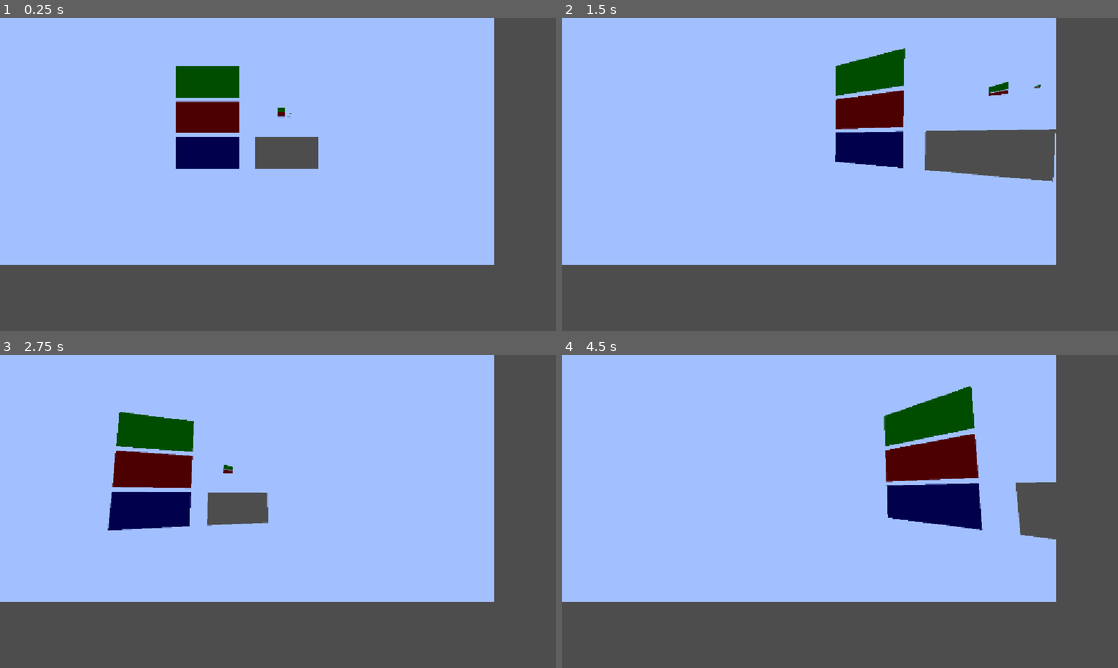
Above: before the commit, frames 1-4 (two rows, left to right).
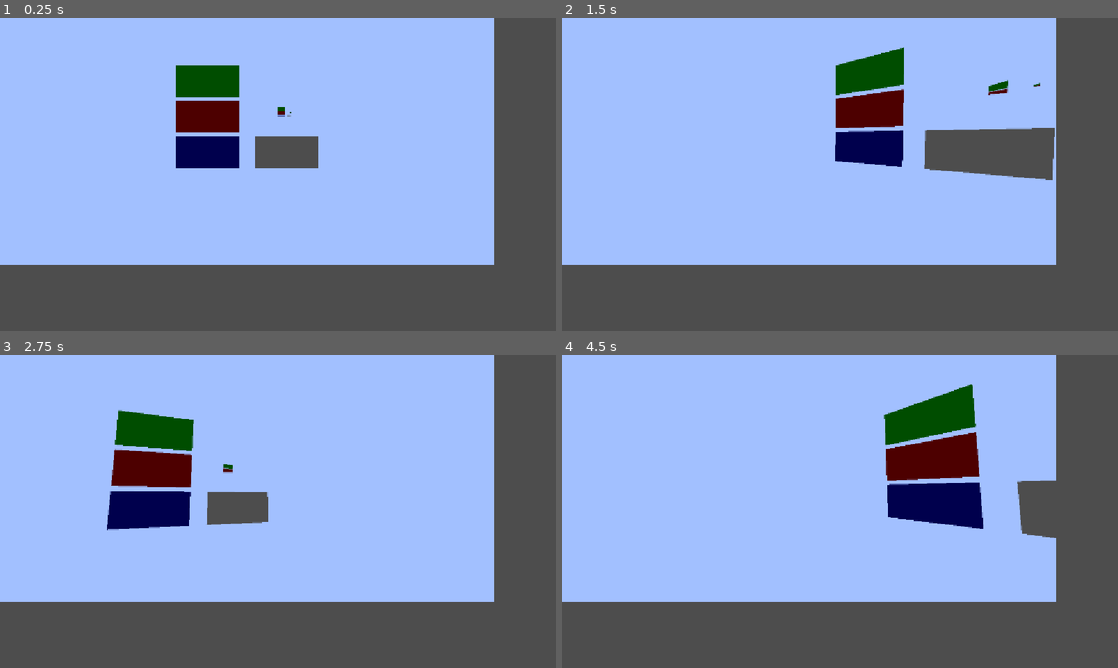
Above: after the commit, the same moments.

Repository: Joshiii03/Custom-Stencil-Buffer
Game: Godot game, scene res://scenes/test_main_3.tscn
Two runs of this game, one before a commit and one after it. Both use one fixed random seed, a clock stepped at 60 frames per second and the inputs below. This scene is started directly instead of the project's main scene.
Inputs (mouse positions are in pixels of both pictures, inside the frame that each line leads up to):
- Up to frame 1 (0.25 s): no input
- Up to frame 2 (1.5 s): tap Enter at 0.5 s; move the mouse to (962, 158) at 0.52 s; hold D (move_right) 0.53-1.28 s; tap Space (jump) at 0.77, 1.25 s; move the mouse to (812, 174) at 1.27 s; hold W (move_forward) from 1.28 s (still down)
- Up to frame 3 (2.75 s): keep holding W (move_forward); tap Space (jump) at 1.52 s; tap Enter at 2 s; move the mouse to (289, 505) at 2.02 s
- Up to frame 4 (4.5 s): keep holding W (move_forward); tap Space (jump) at 2.75, 3.02, 3.77, 4.25 s; move the mouse to (834, 517) at 2.77 s; tap Enter at 3.5 s; move the mouse to (878, 514) at 3.52 s; move the mouse to (795, 508) at 4.27 s

The runs differ from the first frame. In frame 1, 0.3% of the frame differs, in the area x 31-58%, y 15-49%; in frame 2, 0.7%; in frame 3, 0.6%; in frame 4, 0.8%, in the area x 57-89%, y 9-59%.

Commit message:
Camera Picot fix

Diff:
--- a/player/player.tscn
+++ b/player/player.tscn
@@ -24,6 +24,6 @@
 mesh = SubResource("CapsuleMesh_ahg1b")
 
 [node name="CameraPivot" type="Node3D" parent="." unique_id=972969820]
+transform = Transform3D(1, 0, 0, 0, 1, 0, 0, 0, 1, 0, 1.3116101, 0)
 
 [node name="StencilCamera" parent="CameraPivot" unique_id=1225835657 instance=ExtResource("2_rkbax")]
-transform = Transform3D(1, 0, 0, 0, 1, 0, 0, 0, 1, 0, 1.4108727, 0)
--- a/scenes/test_main_2.tscn
+++ b/scenes/test_main_2.tscn
@@ -109,7 +109,7 @@
 stencil_camera = NodePath("../StencilCamera")
 
 [node name="StencilWriter" parent="." unique_id=1860981665 instance=ExtResource("3_kp3ea")]
-transform = Transform3D(0.99999994, 0, 0, 0, 1, 0, 0, 0, 0.99999994, 4.1202765, 0.1078248, -0.71449566)
+transform = Transform3D(0.99999994, 0, 0, 0, 1, 0, 0, 0, 0.99999994, 2.44452, 0.1078248, -1.2852211)
 mesh = SubResource("PlaneMesh_i21em")
 stencil_layer = 1
 
